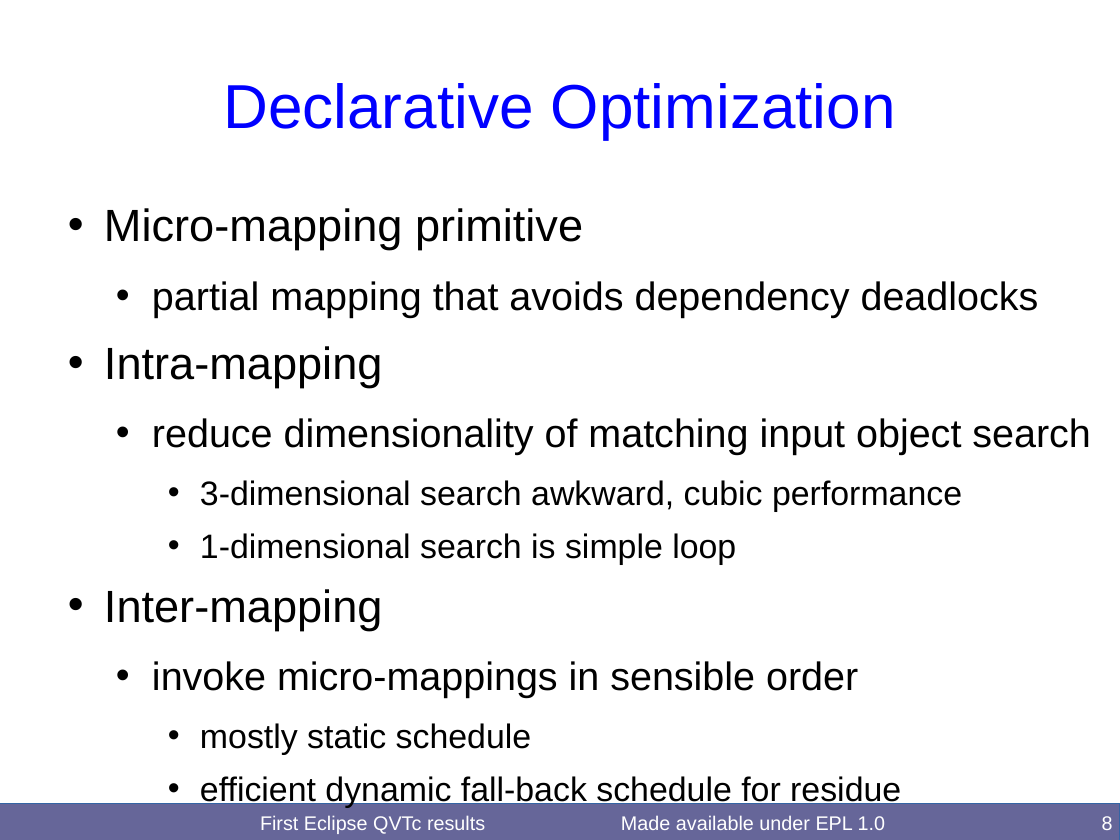
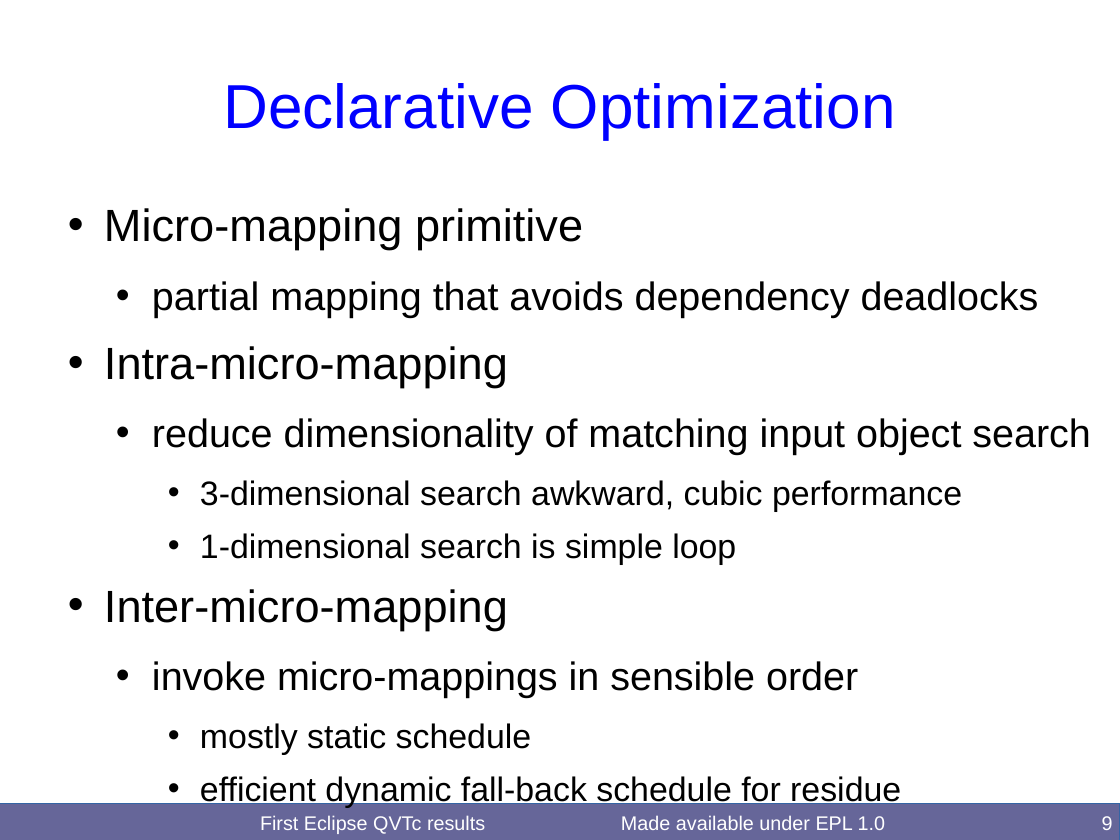
Before and after one commit to merks/mmt-website, a slide deck: slide 9 of qvt/docs/BigMDE2016/QVTcFirstResults.odp (slide 8 before the commit). Drawn at 1120x840 pixels with LibreOffice and Linux fonts; fonts in the diff are those of the drawing. Boxes give left, top, right and bottom in pixels: in the first picture for what was removed or moved away, otherwise in the second. Text is boxed around its words. In the diff, an @@ line names an element or a change of style, - is before the commit and + after.

```diff
--- a/qvt/docs/BigMDE2016/QVTcFirstResults.odp
+++ b/qvt/docs/BigMDE2016/QVTcFirstResults.odp
@@ text at box(104, 346, 508, 388): text changed @@
-• Intra-mapping
+• Intra-micro-mapping
@@ text at box(104, 589, 508, 630): text changed @@
-• Inter-mapping
+• Inter-micro-mapping
@@ page number at box(1102, 816, 1113, 830): text changed @@
-8
+9
```
Also in this commit, not shown: 8 other slides changed, 2 slides added, 1 slide removed.
